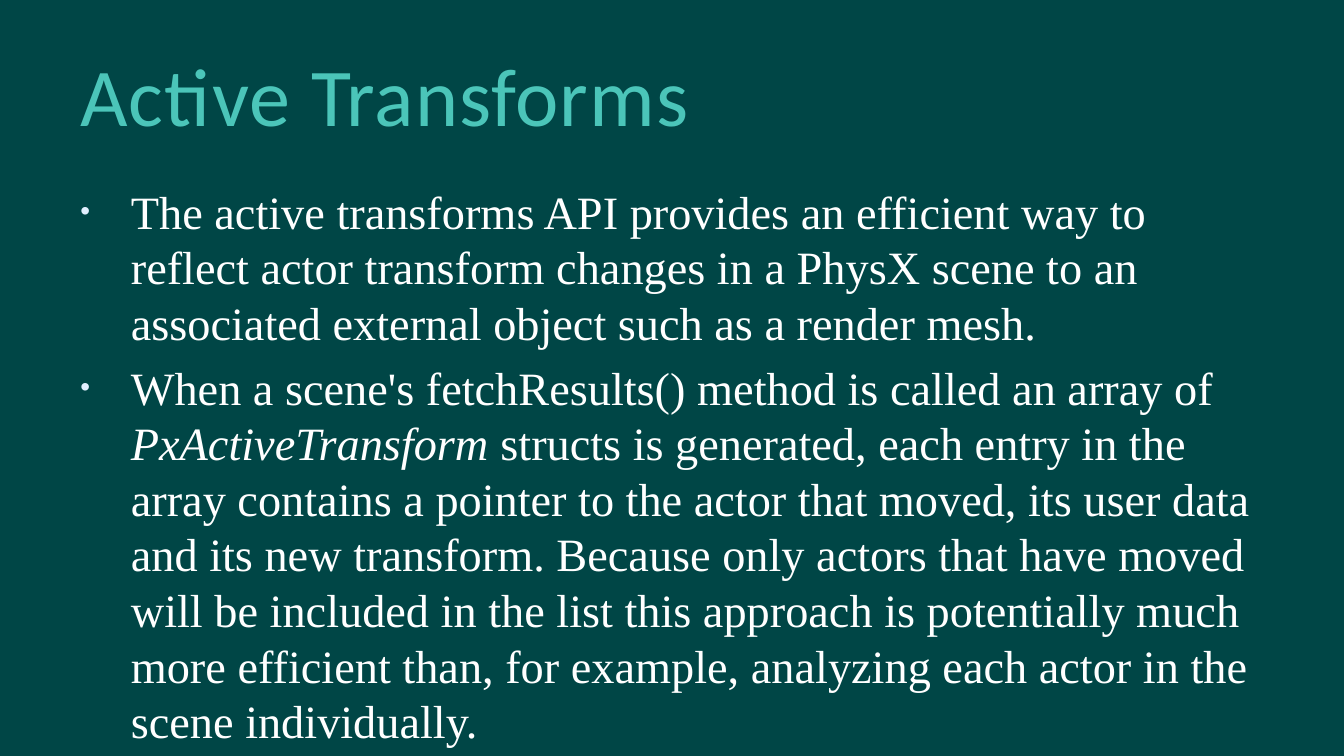
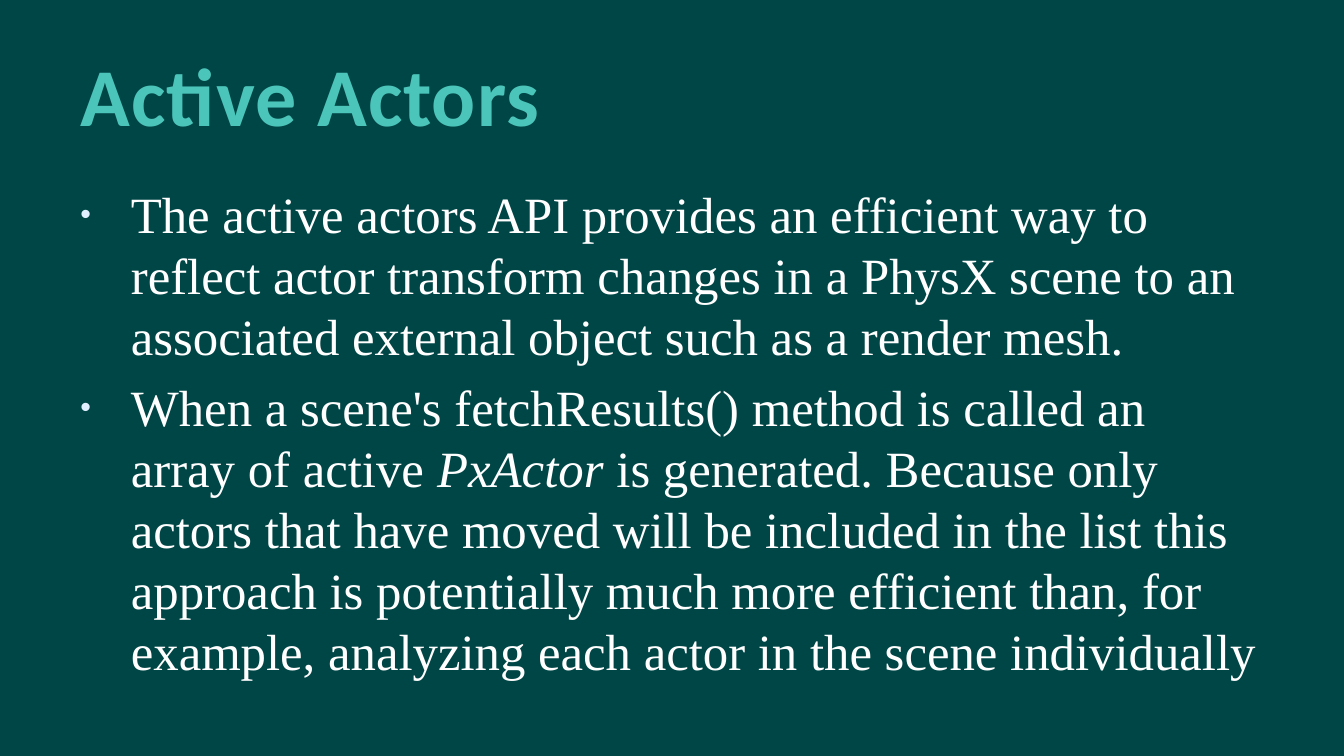
Before and after one commit to hanhonglei/Course_GamePhysics, a slide deck: slide 21 of Slides/7 Callbacks and Customization/Callbacks and Customization.pptx (slide 20 before the commit). Drawn at 1344x756 pixels with LibreOffice and Linux fonts; fonts in the diff are those of the drawing; background and template pictures are left out. Boxes give left, top, right and bottom in pixels: in the first picture for what was removed or moved away, otherwise in the second. Text is boxed around its words. In the diff, an @@ line names an element or a change of style, - is before the commit and + after.

```diff
--- a/Slides/7 Callbacks and Customization/Callbacks and Customization.pptx
+++ b/Slides/7 Callbacks and Customization/Callbacks and Customization.pptx
@@ title at [80, 68, 539, 127]: text changed; bold on @@
-Active Transforms
+Active Actors
@@ text at [131, 197, 1255, 680]: text changed; size 24.8 to 27.2 pt @@
-• The active transforms API provides an efficient way to reflect actor transform changes in a PhysX scene to an associated external object such as a render mesh.
-• When a scene's fetchResults() method is called an array of PxActiveTransform structs is generated, each entry in the array contains a pointer to the actor that moved, its user data and its new transform. Because only actors that have moved will be included in the list this approach is potentially much more efficient than, for example, analyzing each actor in the scene individually.
+• The active actors API provides an efficient way to reflect actor transform changes in a PhysX scene to an associated external object such as a render mesh.
+• When a scene's fetchResults() method is called an array of active PxActor is generated. Because only actors that have moved will be included in the list this approach is potentially much more efficient than, for example, analyzing each actor in the scene individually
```
Also in this commit, not shown: 1 other slide changed, 2 slides added, 2 slides removed, 12 other files.
